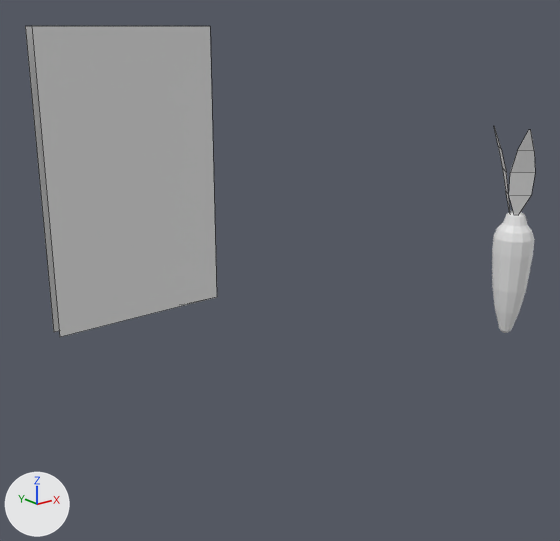
An edit to the FBX model Assets/Animations/Bugs/Moth.fbx, drawn before and after from the same camera.
Rendered twice from a 50 mm camera at (-11.15, -16.7, 4.44) aimed at (-1.93, -5.18, -0.17). Lighting does not change. The marker at lower left points along +X, +Y and +Z. The first picture is the older version. Mesh edges are drawn as thin lines on the coarser meshes. Where no turn or scale is listed for an object, it has been applied to the vertices.

Objects in the first picture: 'MothAntenna', 'MothBody', 'MothWings'.
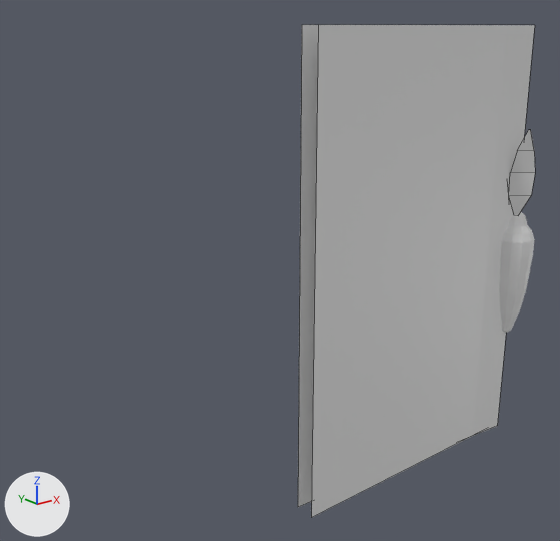
The newer file is also turned or shifted as a whole; pictures and numbers use the older file's frame.

Pixel boxes [x1, y1, x2, y2] of what changed, in the pictures (560 x 541 px):
'MothWings', reshaped (23% wider, 58% taller)
    before: [25, 26, 217, 337]
    after: [298, 25, 535, 518]
part 1 of me_plane_009, deleted
    before: [25, 26, 217, 337]
part 2 of me_plane_009, added
    after: [298, 25, 535, 518]

The change, as a list of edits to the scene's bpy script:
```text
Change me_plane_009:
    used by ob_mothwings; location = (0.0, 0.0, 0.0)
    verts and faces of me_plane_009; kept vertices keep their numbers, new ones are numbered from 6
    before: 0 (-0.01, -0.03, 4.47) at pixel (210, 26), 1 (-0.01, -0.03, -2.56) at pixel (216, 297), 2 (-4.51, 0.31, 4.47) at pixel (25, 26), 3 (-4.51, 0.31, -2.56) at pixel (53, 332), 4 (-4.53, -0.07, 4.47) at pixel (31, 25)
    before: 5 (-4.53, -0.07, -2.56) at pixel (59, 337)
    remove me_plane_009.from_pydata(...)  # 6 vertices, 2 faces; spans x -4.53..-0.01, y -0.07..0.31, z -2.56..4.47
    add me_plane_009.from_pydata(...)  # 8 vertices, 2 faces; spans x -4.53..-0.01, y -9.19..-8.85, z -2.57..4.47
    me_plane_009 part 1
    add delete_vertices([*range(0, 6)])  # with the faces that use them
    me_plane_009 part 2
    add verts[6] = (-0.01, -9.19, -2.57)  # pixel (497, 425)
    add verts[7] = (-4.52, -8.85, -2.57)  # pixel (297, 507)
    add verts[8] = (-0.01, -9.13, -2.57)
    add verts[9] = (-4.53, -9.18, -2.57)  # pixel (311, 517)
    add for new, old in zip([*range(10, 14)], [*range(6, 10)]): verts[new] = verts[old] + (0.0, 0.0, 7.04)
    add faces += [(6, 7, 11, 10), (8, 12, 13, 9)]
```
